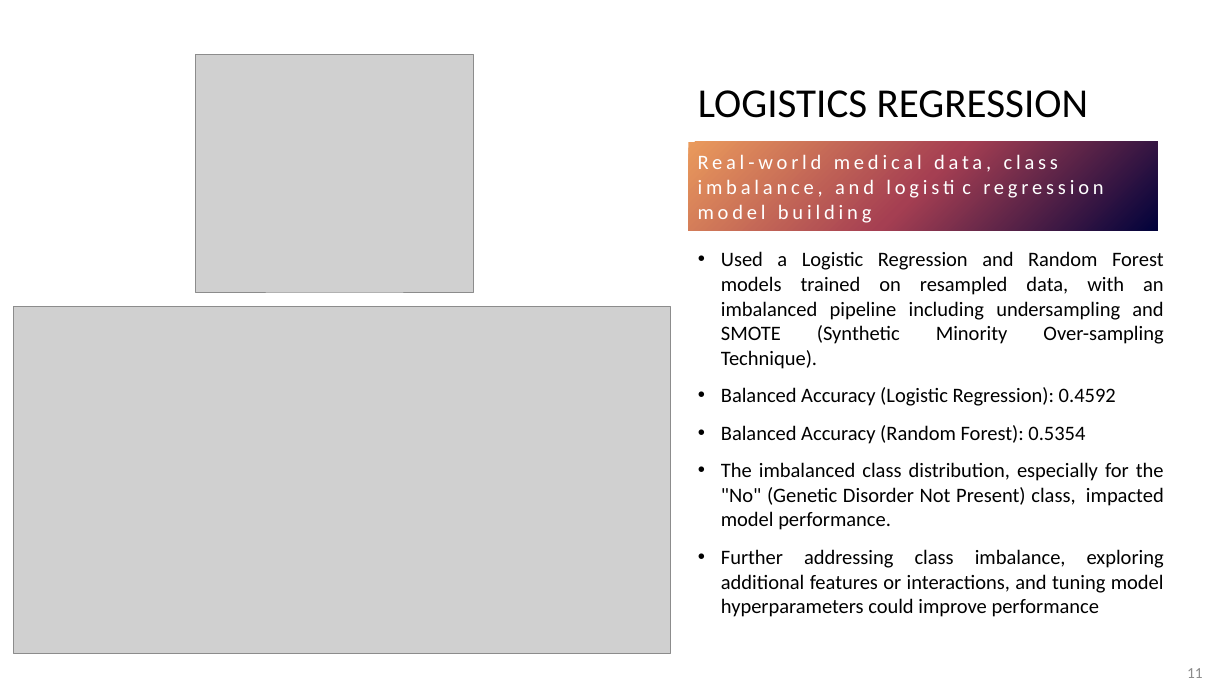
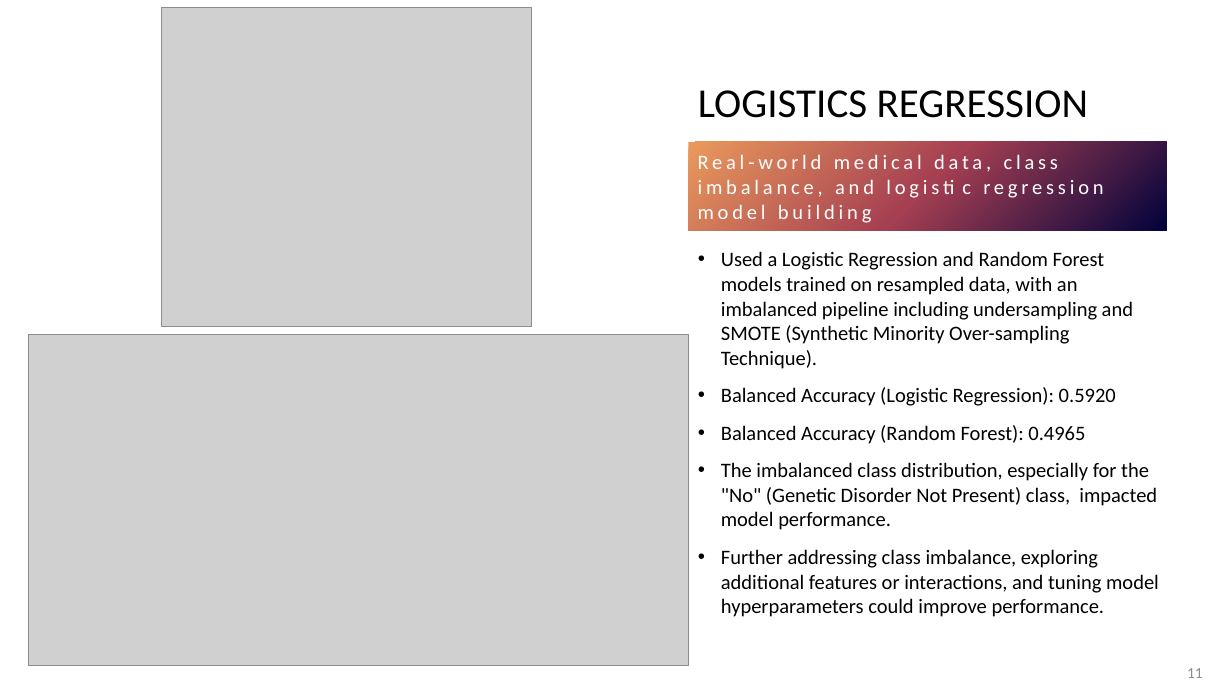
Before and after one commit to Mepseha/Project-4, a slide deck: slide 11 of Predicting Genetic Disorders.pptx. Drawn at 1232x693 pixels with LibreOffice and Linux fonts; fonts in the diff are those of the drawing; grey boxes stand for pictures. Boxes give left, top, right and bottom in pixels: in the first picture for what was removed or moved away, otherwise in the second. Text is boxed around its words. In the diff, an @@ line names an element or a change of style, - is before the commit and + after.

```diff
--- a/Predicting Genetic Disorders.pptx
+++ b/Predicting Genetic Disorders.pptx
@@ picture: place and size @@
-picture at box(196, 55, 473, 292)
+picture at box(161, 7, 531, 326)
@@ text "Real-world medical data, class imbalance, ...": place and size @@
-text "Real-world medical data, class imbalance, ..." at box(689, 142, 1158, 231)
+text "Real-world medical data, class imbalance, ..." at box(689, 142, 1167, 231)
@@ text at box(721, 251, 1157, 530): alignment justified to left @@
@@ picture: place and size @@
-picture at box(14, 307, 671, 654)
+picture at box(29, 335, 689, 665)
@@ text at box(721, 387, 1116, 444): text changed @@
-• Balanced Accuracy (Logistic Regression): 0.4592
-• Balanced Accuracy (Random Forest): 0.5354
+• Balanced Accuracy (Logistic Regression): 0.5920
+• Balanced Accuracy (Random Forest): 0.4965
@@ text at box(721, 549, 1159, 617): text changed @@
-• Further addressing class imbalance, exploring additional features or interactions, and tuning model hyperparameters could improve performance
+• Further addressing class imbalance, exploring additional features or interactions, and tuning model hyperparameters could improve performance.
```
Also in this commit, not shown: 10 other slides changed.
